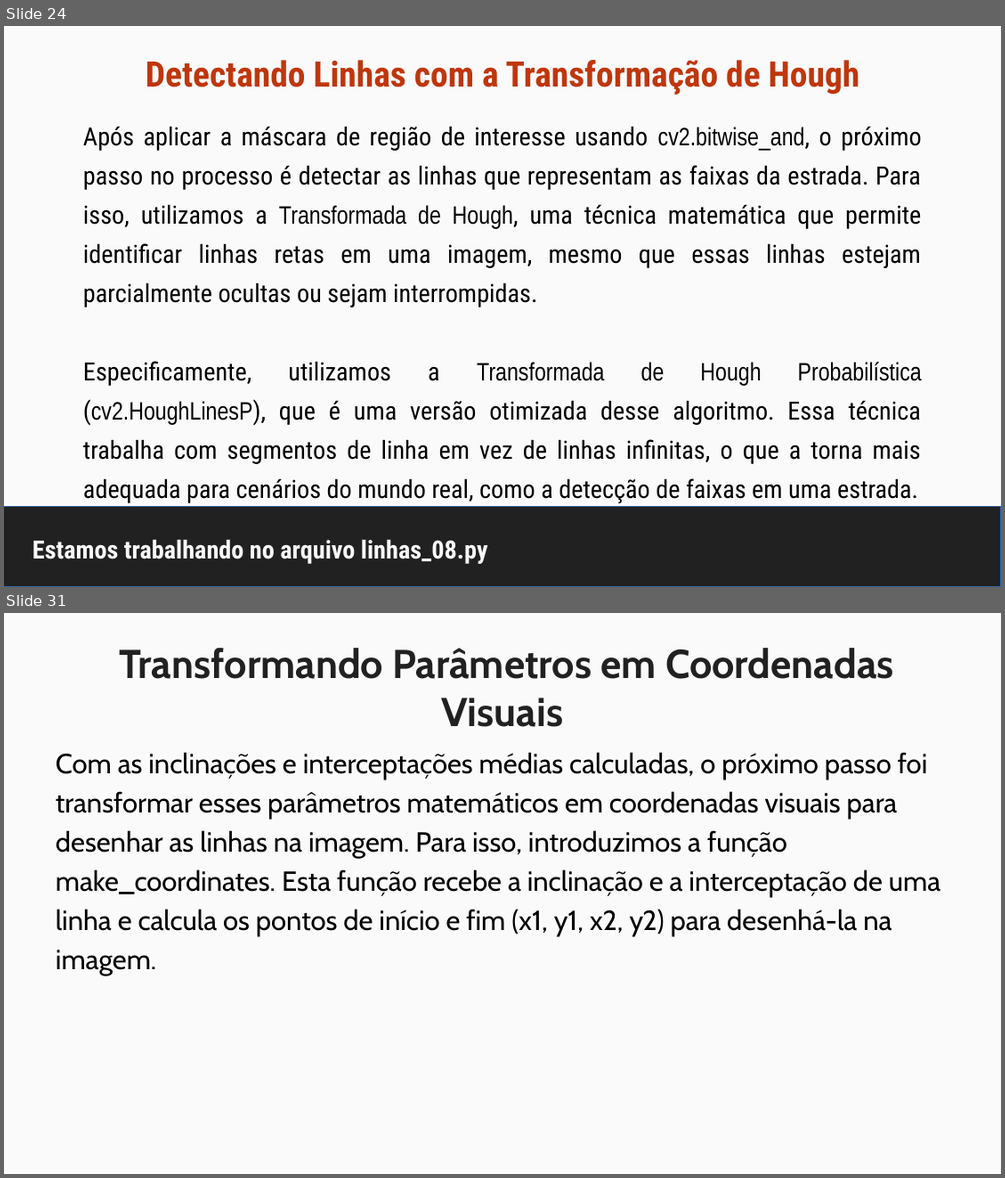
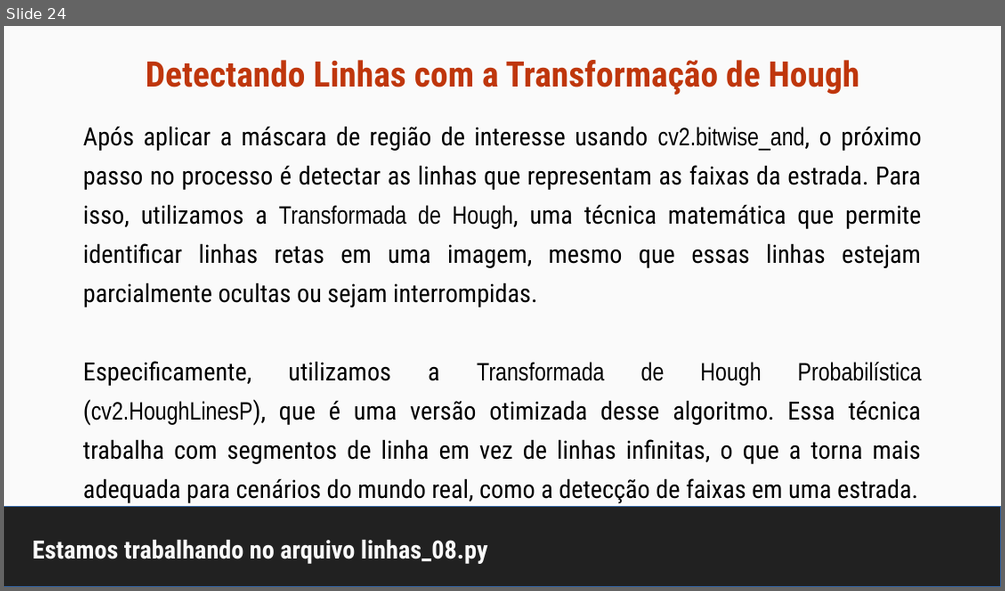
Before and after one commit to maurizioprizzi/finding_lanes, a slide deck: computer_vision_encounter_01.odp. Shown one above the other, each under a label of ours: slides 24 and 31 before the commit, slide 24 after it; the slides between them are not shown. The pictures are 1005x1178 and 1005x591 pixels, drawn with LibreOffice and Linux fonts; fonts in the diff are those of the drawing. Boxes give left, top, right and bottom in pixels: in the first picture for what was removed or moved away, otherwise in the second. Text is boxed around its words. In the diff, an @@ line names an element or a change of style, - is before the commit and + after.

```diff
--- a/computer_vision_encounter_01.odp
+++ b/computer_vision_encounter_01.odp
@@ slide 31 removed at box(4, 613, 1001, 1174), background #FAFAFA @@
@@ title removed at box(120, 648, 894, 727) @@
-Transformando Parâmetros em Coordenadas Visuais
@@ text removed at box(56, 752, 940, 975) @@
-Com as inclinações e interceptações médias calculadas, o próximo passo foi transformar esses parâmetros matemáticos em coordenadas visuais para desenhar as linhas na imagem. Para isso, introduzimos a função make_coordinates. Esta função recebe a inclinação e a interceptação de uma linha e calcula os pontos de início e fim (x1, y1, x2, y2) para desenhá-la na imagem.
```
Also in this commit, not shown: 8 slides changed, 1 other slide removed, 2 other files.
